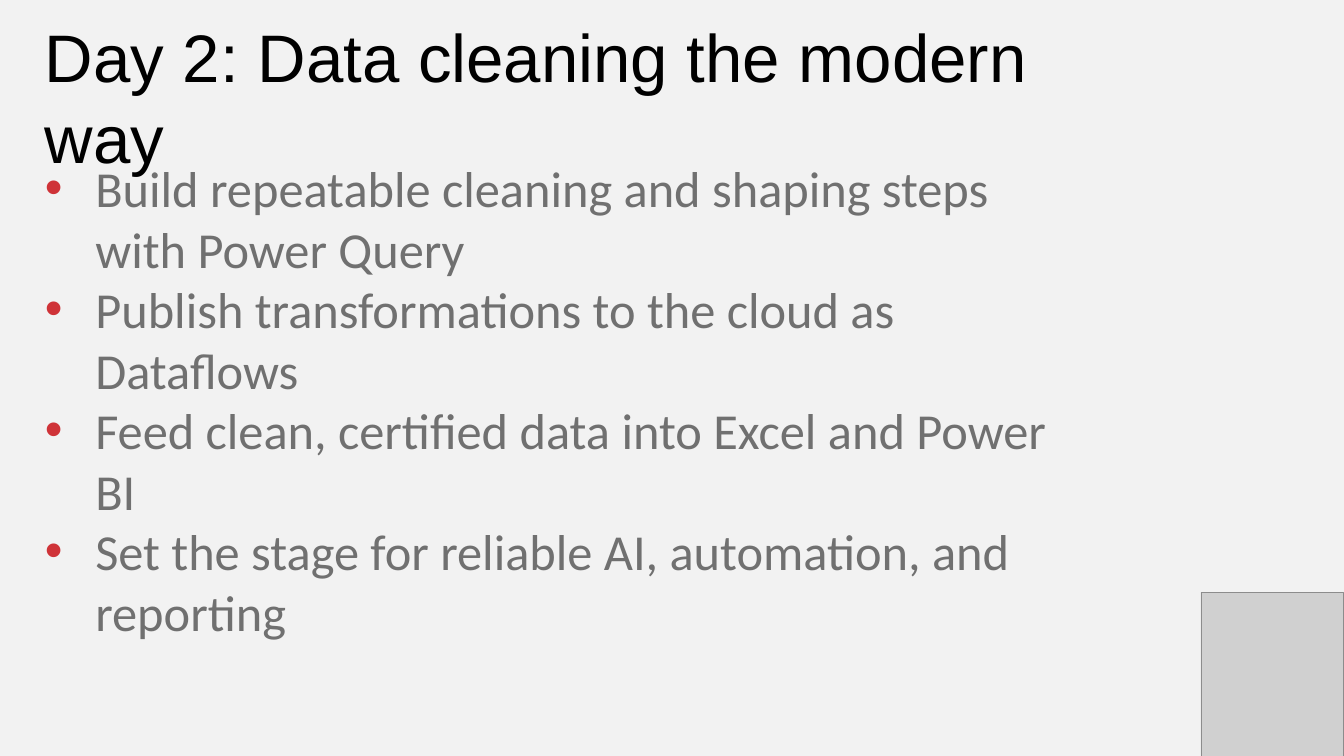
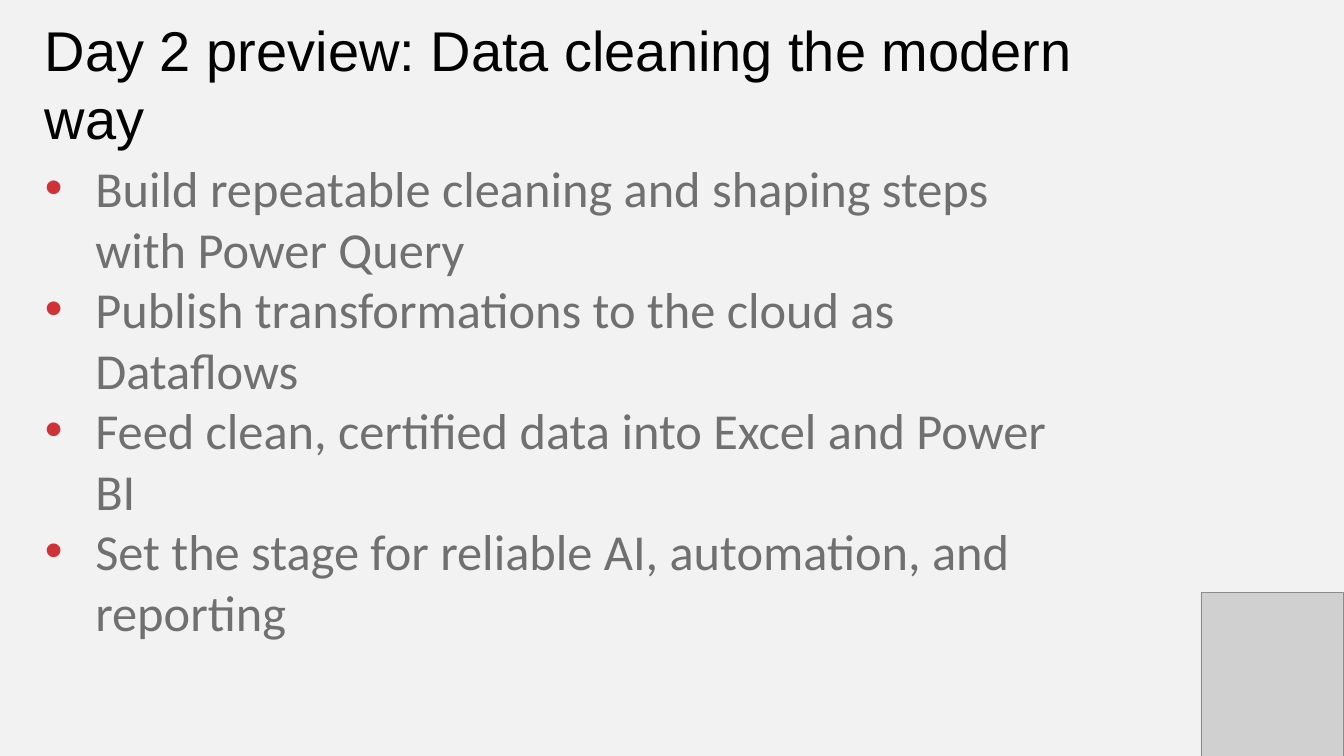
Before and after one commit to stringfestdata/ai-for-excel-in-a-week, a slide deck: slide 8 of day-1-power-bi-dataverse/day-1-power-bi-dataverse.pptx. Drawn at 1344x756 pixels with LibreOffice and Linux fonts; fonts in the diff are those of the drawing; grey boxes stand for pictures. Boxes give left, top, right and bottom in pixels: in the first picture for what was removed or moved away, otherwise in the second. Text is boxed around its words. In the diff, an @@ line names an element or a change of style, - is before the commit and + after.

```diff
--- a/day-1-power-bi-dataverse/day-1-power-bi-dataverse.pptx
+++ b/day-1-power-bi-dataverse/day-1-power-bi-dataverse.pptx
@@ text at box(45, 30, 1072, 149): text changed; size 72 to 60 pt @@
-Day 2: Data cleaning the modern way
+Day 2 preview: Data cleaning the modern way
```
Also in this commit, not shown: 2 other slides changed, 7 other files.
